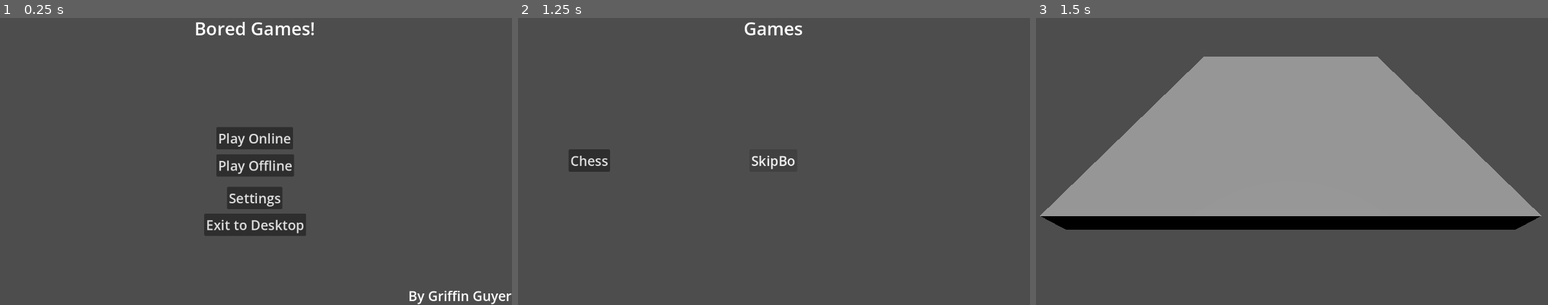
Above: before the commit, frames 1-3 (left to right).
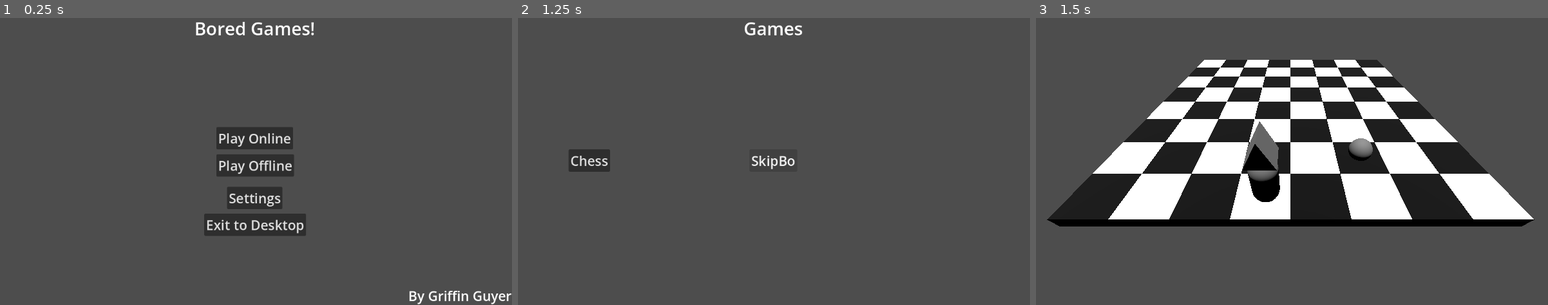
Above: after the commit, the same moments.

Repository: GriffinRio/BoredGames
Game: Godot game, scene res://UI/main.tscn
Same seed, same stepped clock (60 frames per second), same inputs: the game is played once before the commit and once after it.
Inputs:
- Up to frame 1 (0.25 s): no input
- Up to frame 2 (1.25 s): click "Play Offline" at 0.5 s
- Up to frame 3 (1.5 s): click "Chess" at 1.25 s

Frames 1-2 are identical in both runs. In frame 3, 39% of the frame differs, in the area x 0-99%, y 13-74%.

Commit message:
Added basic layout of board

Diff:
--- /dev/null
+++ b/boredGames/Games/Chess/black_tile_color.tres
@@ -0,0 +1,4 @@
+[gd_resource type="StandardMaterial3D" format=3 uid="uid://7tmmibxetdbp"]
+
+[resource]
+albedo_color = Color(0, 0, 0, 1)
--- a/boredGames/Games/Chess/chess.tscn
+++ b/boredGames/Games/Chess/chess.tscn
@@ -1,12 +1,14 @@
 [gd_scene format=3 uid="uid://dh6f3kqlm1o7s"]
 
-[sub_resource type="BoxShape3D" id="BoxShape3D_4l2eq"]
-size = Vector3(16, 1, 16)
-
-[sub_resource type="BoxMesh" id="BoxMesh_4l2eq"]
-size = Vector3(16, 1, 16)
+[ext_resource type="Script" uid="uid://bj4lxqpo7sy0h" path="res://Games/Chess/chess.gd" id="1_2p7lv"]
+[ext_resource type="PackedScene" uid="uid://7u5iwhbcdpe5" path="res://Games/Chess/Pieces/queen.tscn" id="2_wk5vg"]
+[ext_resource type="PackedScene" uid="uid://bc23jd245c52o" path="res://Games/Chess/Pieces/pawn.tscn" id="3_sq3sw"]
+[ext_resource type="PackedScene" uid="uid://bnc0d5drnvhro" path="res://Games/Chess/tile.tscn" id="4_sq3sw"]
+[ext_resource type="Material" uid="uid://7tmmibxetdbp" path="res://Games/Chess/black_tile_color.tres" id="5_5q1sh"]
+[ext_resource type="Material" uid="uid://crufihvemrqbn" path="res://Games/Chess/white_tile_color.tres" id="6_n2neb"]
 
 [node name="Chess" type="Node3D" unique_id=793293171]
+script = ExtResource("1_2p7lv")
 
 [node name="White View" type="Camera3D" parent="." unique_id=1862956153]
 transform = Transform3D(1, 0, 0, 0, 0.70710677, 0.70710677, 0, -0.70710677, 0.70710677, 0, 6, 11)
@@ -14,14 +16,269 @@
 [node name="Black View" type="Camera3D" parent="." unique_id=1489391072]
 transform = Transform3D(-1, 6.181723e-08, -6.181723e-08, 0, 0.7071067, 0.7071067, 8.742278e-08, 0.7071067, -0.7071067, 0, 6, -11)
 
-[node name="Board" type="Area3D" parent="." unique_id=1188346693]
-
-[node name="CollisionShape3D" type="CollisionShape3D" parent="Board" unique_id=1254724663]
-shape = SubResource("BoxShape3D_4l2eq")
-debug_color = Color(4.428029e-06, 0.6072014, 0.6573974, 0.5529412)
-
-[node name="MeshInstance3D" type="MeshInstance3D" parent="Board" unique_id=1234538906]
-mesh = SubResource("BoxMesh_4l2eq")
-
 [node name="Sun" type="DirectionalLight3D" parent="." unique_id=1162571396]
 transform = Transform3D(1, 0, 0, 0, -0.009180341, 0.99995786, 0, -0.99995786, -0.009180341, 0, 10.836996, 0)
+
+[node name="Queen" parent="." unique_id=620326803 instance=ExtResource("2_wk5vg")]
+transform = Transform3D(1, 0, 0, 0, 1, 0, 0, 0, 1, -0.8895713, 0, 6.906561)
+
+[node name="Pawn" parent="." unique_id=5661737 instance=ExtResource("3_sq3sw")]
+transform = Transform3D(1, 0, 0, 0, 1, 0, 0, 0, 1, 3.0452368, 0, 4.8375916)
+
+[node name="Board" type="Node3D" parent="." unique_id=938581536]
+
+[node name="a1" parent="Board" unique_id=1535006795 instance=ExtResource("4_sq3sw")]
+transform = Transform3D(2, 0, 0, 0, 0.5, 0, 0, 0, 2, -7, 0, 7)
+surface_material_override/0 = ExtResource("5_5q1sh")
+
+[node name="a2" parent="Board" unique_id=990665637 instance=ExtResource("4_sq3sw")]
+transform = Transform3D(2, 0, 0, 0, 0.5, 0, 0, 0, 2, -7, 0, 5)
+surface_material_override/0 = ExtResource("6_n2neb")
+
+[node name="a3" parent="Board" unique_id=323917467 instance=ExtResource("4_sq3sw")]
+transform = Transform3D(2, 0, 0, 0, 0.5, 0, 0, 0, 2, -7, 0, 3)
+surface_material_override/0 = ExtResource("5_5q1sh")
+
+[node name="a4" parent="Board" unique_id=1210237 instance=ExtResource("4_sq3sw")]
+transform = Transform3D(2, 0, 0, 0, 0.5, 0, 0, 0, 2, -7, 0, 1)
+surface_material_override/0 = ExtResource("6_n2neb")
+
+[node name="a5" parent="Board" unique_id=337964575 instance=ExtResource("4_sq3sw")]
+transform = Transform3D(2, 0, 0, 0, 0.5, 0, 0, 0, 2, -7, 0, -1)
+surface_material_override/0 = ExtResource("5_5q1sh")
+
+[node name="a6" parent="Board" unique_id=1333652683 instance=ExtResource("4_sq3sw")]
+transform = Transform3D(2, 0, 0, 0, 0.5, 0, 0, 0, 2, -7, 0, -3)
+surface_material_override/0 = ExtResource("6_n2neb")
+
+[node name="a7" parent="Board" unique_id=777422618 instance=ExtResource("4_sq3sw")]
+transform = Transform3D(2, 0, 0, 0, 0.5, 0, 0, 0, 2, -7, 0, -5)
+surface_material_override/0 = ExtResource("5_5q1sh")
+
+[node name="a8" parent="Board" unique_id=1394142865 instance=ExtResource("4_sq3sw")]
+transform = Transform3D(2, 0, 0, 0, 0.5, 0, 0, 0, 2, -7, 0, -7)
+surface_material_override/0 = ExtResource("6_n2neb")
+
+[node name="b1" parent="Board" unique_id=412300792 instance=ExtResource("4_sq3sw")]
+transform = Transform3D(2, 0, 0, 0, 0.5, 0, 0, 0, 2, -5, 0, 7)
+surface_material_override/0 = ExtResource("6_n2neb")
+
+[node name="b2" parent="Board" unique_id=459473573 instance=ExtResource("4_sq3sw")]
+transform = Transform3D(2, 0, 0, 0, 0.5, 0, 0, 0, 2, -5, 0, 5)
+surface_material_override/0 = ExtResource("5_5q1sh")
+
+[node name="b3" parent="Board" unique_id=494588649 instance=ExtResource("4_sq3sw")]
+transform = Transform3D(2, 0, 0, 0, 0.5, 0, 0, 0, 2, -5, 0, 3)
+surface_material_override/0 = ExtResource("6_n2neb")
+
+[node name="b4" parent="Board" unique_id=383686001 instance=ExtResource("4_sq3sw")]
+transform = Transform3D(2, 0, 0, 0, 0.5, 0, 0, 0, 2, -5, 0, 1)
+surface_material_override/0 = ExtResource("5_5q1sh")
+
+[node name="b5" parent="Board" unique_id=1008695322 instance=ExtResource("4_sq3sw")]
+transform = Transform3D(2, 0, 0, 0, 0.5, 0, 0, 0, 2, -5, 0, -1)
+surface_material_override/0 = ExtResource("6_n2neb")
+
+[node name="b6" parent="Board" unique_id=757510986 instance=ExtResource("4_sq3sw")]
+transform = Transform3D(2, 0, 0, 0, 0.5, 0, 0, 0, 2, -5, 0, -3)
+surface_material_override/0 = ExtResource("5_5q1sh")
+
+[node name="b7" parent="Board" unique_id=1526597262 instance=ExtResource("4_sq3sw")]
+transform = Transform3D(2, 0, 0, 0, 0.5, 0, 0, 0, 2, -5, 0, -5)
+surface_material_override/0 = ExtResource("6_n2neb")
+
+[node name="b8" parent="Board" unique_id=351516639 instance=ExtResource("4_sq3sw")]
+transform = Transform3D(2, 0, 0, 0, 0.5, 0, 0, 0, 2, -5, 0, -7)
+surface_material_override/0 = ExtResource("5_5q1sh")
+
+[node name="c1" parent="Board" unique_id=1297567645 instance=ExtResource("4_sq3sw")]
+transform = Transform3D(2, 0, 0, 0, 0.5, 0, 0, 0, 2, -3, 0, 7)
+surface_material_override/0 = ExtResource("5_5q1sh")
+
+[node name="c2" parent="Board" unique_id=1820960163 instance=ExtResource("4_sq3sw")]
+transform = Transform3D(2, 0, 0, 0, 0.5, 0, 0, 0, 2, -3, 0, 5)
+surface_material_override/0 = ExtResource("6_n2neb")
+
+[node name="c3" parent="Board" unique_id=697824641 instance=ExtResource("4_sq3sw")]
+transform = Transform3D(2, 0, 0, 0, 0.5, 0, 0, 0, 2, -3, 0, 3)
+surface_material_override/0 = ExtResource("5_5q1sh")
+
+[node name="c4" parent="Board" unique_id=169718809 instance=ExtResource("4_sq3sw")]
+transform = Transform3D(2, 0, 0, 0, 0.5, 0, 0, 0, 2, -3, 0, 1)
+surface_material_override/0 = ExtResource("6_n2neb")
+
+[node name="c5" parent="Board" unique_id=242476910 instance=ExtResource("4_sq3sw")]
+transform = Transform3D(2, 0, 0, 0, 0.5, 0, 0, 0, 2, -3, 0, -1)
+surface_material_override/0 = ExtResource("5_5q1sh")
+
+[node name="c6" parent="Board" unique_id=784498488 instance=ExtResource("4_sq3sw")]
+transform = Transform3D(2, 0, 0, 0, 0.5, 0, 0, 0, 2, -3, 0, -3)
+surface_material_override/0 = ExtResource("6_n2neb")
+
+[node name="c7" parent="Board" unique_id=608144479 instance=ExtResource("4_sq3sw")]
+transform = Transform3D(2, 0, 0, 0, 0.5, 0, 0, 0, 2, -3, 0, -5)
+surface_material_override/0 = ExtResource("5_5q1sh")
+
+[node name="c8" parent="Board" unique_id=1367084125 instance=ExtResource("4_sq3sw")]
+transform = Transform3D(2, 0, 0, 0, 0.5, 0, 0, 0, 2, -3, 0, -7)
+surface_material_override/0 = ExtResource("6_n2neb")
+
+[node name="d1" parent="Board" unique_id=964542719 instance=ExtResource("4_sq3sw")]
+transform = Transform3D(2, 0, 0, 0, 0.5, 0, 0, 0, 2, -1, 0, 7)
+surface_material_override/0 = ExtResource("6_n2neb")
+
+[node name="d2" parent="Board" unique_id=89097842 instance=ExtResource("4_sq3sw")]
+transform = Transform3D(2, 0, 0, 0, 0.5, 0, 0, 0, 2, -1, 0, 5)
+surface_material_override/0 = ExtResource("5_5q1sh")
+
+[node name="d3" parent="Board" unique_id=1096929345 instance=ExtResource("4_sq3sw")]
+transform = Transform3D(2, 0, 0, 0, 0.5, 0, 0, 0, 2, -1, 0, 3)
+surface_material_override/0 = ExtResource("6_n2neb")
+
+[node name="d4" parent="Board" unique_id=1414930048 instance=ExtResource("4_sq3sw")]
+transform = Transform3D(2, 0, 0, 0, 0.5, 0, 0, 0, 2, -1, 0, 1)
+surface_material_override/0 = ExtResource("5_5q1sh")
+
+[node name="d5" parent="Board" unique_id=334240264 instance=ExtResource("4_sq3sw")]
+transform = Transform3D(2, 0, 0, 0, 0.5, 0, 0, 0, 2, -1, 0, -1)
+surface_material_override/0 = ExtResource("6_n2neb")
+
+[node name="d6" parent="Board" unique_id=1920659268 instance=ExtResource("4_sq3sw")]
+transform = Transform3D(2, 0, 0, 0, 0.5, 0, 0, 0, 2, -1, 0, -3)
+surface_material_override/0 = ExtResource("5_5q1sh")
+
+[node name="d7" parent="Board" unique_id=91962559 instance=ExtResource("4_sq3sw")]
+transform = Transform3D(2, 0, 0, 0, 0.5, 0, 0, 0, 2, -1, 0, -5)
+surface_material_override/0 = ExtResource("6_n2neb")
+
+[node name="d8" parent="Board" unique_id=1401169616 instance=ExtResource("4_sq3sw")]
+transform = Transform3D(2, 0, 0, 0, 0.5, 0, 0, 0, 2, -1, 0, -7)
+surface_material_override/0 = ExtResource("5_5q1sh")
+
+[node name="e1" parent="Board" unique_id=503618211 instance=ExtResource("4_sq3sw")]
+transform = Transform3D(2, 0, 0, 0, 0.5, 0, 0, 0, 2, 1, 0, 7)
+surface_material_override/0 = ExtResource("5_5q1sh")
+
+[node name="e2" parent="Board" unique_id=1842652845 instance=ExtResource("4_sq3sw")]
+transform = Transform3D(2, 0, 0, 0, 0.5, 0, 0, 0, 2, 1, 0, 5)
+surface_material_override/0 = ExtResource("6_n2neb")
+
+[node name="e3" parent="Board" unique_id=1276484216 instance=ExtResource("4_sq3sw")]
+transform = Transform3D(2, 0, 0, 0, 0.5, 0, 0, 0, 2, 1, 0, 3)
+surface_material_override/0 = ExtResource("5_5q1sh")
+
+[node name="e4" parent="Board" unique_id=1670167672 instance=ExtResource("4_sq3sw")]
+transform = Transform3D(2, 0, 0, 0, 0.5, 0, 0, 0, 2, 1, 0, 1)
+surface_material_override/0 = ExtResource("6_n2neb")
+
+[node name="e5" parent="Board" unique_id=1681830756 instance=ExtResource("4_sq3sw")]
+transform = Transform3D(2, 0, 0, 0, 0.5, 0, 0, 0, 2, 1, 0, -1)
+surface_material_override/0 = ExtResource("5_5q1sh")
+
+[node name="e6" parent="Board" unique_id=1217242308 instance=ExtResource("4_sq3sw")]
+transform = Transform3D(2, 0, 0, 0, 0.5, 0, 0, 0, 2, 1, 0, -3)
+surface_material_override/0 = ExtResource("6_n2neb")
+
+[node name="e7" parent="Board" unique_id=1175411633 instance=ExtResource("4_sq3sw")]
+transform = Transform3D(2, 0, 0, 0, 0.5, 0, 0, 0, 2, 1, 0, -5)
+surface_material_override/0 = ExtResource("5_5q1sh")
+
+[node name="e8" parent="Board" unique_id=1676734952 instance=ExtResource("4_sq3sw")]
+transform = Transform3D(2, 0, 0, 0, 0.5, 0, 0, 0, 2, 1, 0, -7)
+surface_material_override/0 = ExtResource("6_n2neb")
+
+[node name="f1" parent="Board" unique_id=1800037792 instance=ExtResource("4_sq3sw")]
+transform = Transform3D(2, 0, 0, 0, 0.5, 0, 0, 0, 2, 3, 0, 7)
+surface_material_override/0 = ExtResource("6_n2neb")
+
+[node name="f2" parent="Board" unique_id=1540911176 instance=ExtResource("4_sq3sw")]
+transform = Transform3D(2, 0, 0, 0, 0.5, 0, 0, 0, 2, 3, 0, 5)
+surface_material_override/0 = ExtResource("5_5q1sh")
+
+[node name="f3" parent="Board" unique_id=128204089 instance=ExtResource("4_sq3sw")]
+transform = Transform3D(2, 0, 0, 0, 0.5, 0, 0, 0, 2, 3, 0, 3)
+surface_material_override/0 = ExtResource("6_n2neb")
+
+[node name="f4" parent="Board" unique_id=398271271 instance=ExtResource("4_sq3sw")]
+transform = Transform3D(2, 0, 0, 0, 0.5, 0, 0, 0, 2, 3, 0, 1)
+surface_material_override/0 = ExtResource("5_5q1sh")
+
+[node name="f5" parent="Board" unique_id=2054299260 instance=ExtResource("4_sq3sw")]
+transform = Transform3D(2, 0, 0, 0, 0.5, 0, 0, 0, 2, 3, 0, -1)
+surface_material_override/0 = ExtResource("6_n2neb")
+
+[node name="f6" parent="Board" unique_id=1427103736 instance=ExtResource("4_sq3sw")]
+transform = Transform3D(2, 0, 0, 0, 0.5, 0, 0, 0, 2, 3, 0, -3)
+surface_material_override/0 = ExtResource("5_5q1sh")
+
+[node name="f7" parent="Board" unique_id=890562812 instance=ExtResource("4_sq3sw")]
+transform = Transform3D(2, 0, 0, 0, 0.5, 0, 0, 0, 2, 3, 0, -5)
+surface_material_override/0 = ExtResource("6_n2neb")
+
+[node name="f8" parent="Board" unique_id=1831111484 instance=ExtResource("4_sq3sw")]
+transform = Transform3D(2, 0, 0, 0, 0.5, 0, 0, 0, 2, 3, 0, -7)
+surface_material_override/0 = ExtResource("5_5q1sh")
+
+[node name="g1" parent="Board" unique_id=881700921 instance=ExtResource("4_sq3sw")]
+transform = Transform3D(2, 0, 0, 0, 0.5, 0, 0, 0, 2, 5, 0, 7)
+surface_material_override/0 = ExtResource("5_5q1sh")
+
+[node name="g2" parent="Board" unique_id=684570523 instance=ExtResource("4_sq3sw")]
+transform = Transform3D(2, 0, 0, 0, 0.5, 0, 0, 0, 2, 5, 0, 5)
+surface_material_override/0 = ExtResource("6_n2neb")
+
+[node name="g3" parent="Board" unique_id=756768320 instance=ExtResource("4_sq3sw")]
+transform = Transform3D(2, 0, 0, 0, 0.5, 0, 0, 0, 2, 5, 0, 3)
+surface_material_override/0 = ExtResource("5_5q1sh")
+
+[node name="g4" parent="Board" unique_id=223647578 instance=ExtResource("4_sq3sw")]
+transform = Transform3D(2, 0, 0, 0, 0.5, 0, 0, 0, 2, 5, 0, 1)
+surface_material_override/0 = ExtResource("6_n2neb")
+
+[node name="g5" parent="Board" unique_id=1330195081 instance=ExtResource("4_sq3sw")]
+transform = Transform3D(2, 0, 0, 0, 0.5, 0, 0, 0, 2, 5, 0, -1)
+surface_material_override/0 = ExtResource("5_5q1sh")
+
+[node name="g6" parent="Board" unique_id=1001023535 instance=ExtResource("4_sq3sw")]
+transform = Transform3D(2, 0, 0, 0, 0.5, 0, 0, 0, 2, 5, 0, -3)
+surface_material_override/0 = ExtResource("6_n2neb")
+
+[node name="g7" parent="Board" unique_id=1321284852 instance=ExtResource("4_sq3sw")]
+transform = Transform3D(2, 0, 0, 0, 0.5, 0, 0, 0, 2, 5, 0, -5)
+surface_material_override/0 = ExtResource("5_5q1sh")
+
+[node name="g8" parent="Board" unique_id=583295459 instance=ExtResource("4_sq3sw")]
+transform = Transform3D(2, 0, 0, 0, 0.5, 0, 0, 0, 2, 5, 0, -7)
+surface_material_override/0 = ExtResource("6_n2neb")
+
+[node name="h1" parent="Board" unique_id=410256906 instance=ExtResource("4_sq3sw")]
+transform = Transform3D(2, 0, 0, 0, 0.5, 0, 0, 0, 2, 7, 0, 7)
+surface_material_override/0 = ExtResource("6_n2neb")
+
+[node name="h2" parent="Board" unique_id=1106640723 instance=ExtResource("4_sq3sw")]
+transform = Transform3D(2, 0, 0, 0, 0.5, 0, 0, 0, 2, 7, 0, 5)
+surface_material_override/0 = ExtResource("5_5q1sh")
+
+[node name="h3" parent="Board" unique_id=1765434245 instance=ExtResource("4_sq3sw")]
+transform = Transform3D(2, 0, 0, 0, 0.5, 0, 0, 0, 2, 7, 0, 3)
+surface_material_override/0 = ExtResource("6_n2neb")
+
+[node name="h4" parent="Board" unique_id=1852905583 instance=ExtResource("4_sq3sw")]
+transform = Transform3D(2, 0, 0, 0, 0.5, 0, 0, 0, 2, 7, 0, 1)
+surface_material_override/0 = ExtResource("5_5q1sh")
+
+[node name="h5" parent="Board" unique_id=1961802236 instance=ExtResource("4_sq3sw")]
+transform = Transform3D(2, 0, 0, 0, 0.5, 0, 0, 0, 2, 7, 0, -1)
+surface_material_override/0 = ExtResource("6_n2neb")
+
+[node name="h6" parent="Board" unique_id=2131528281 instance=ExtResource("4_sq3sw")]
+transform = Transform3D(2, 0, 0, 0, 0.5, 0, 0, 0, 2, 7, 0, -3)
+surface_material_override/0 = ExtResource("5_5q1sh")
+
+[node name="h7" parent="Board" unique_id=1164176572 instance=ExtResource("4_sq3sw")]
+transform = Transform3D(2, 0, 0, 0, 0.5, 0, 0, 0, 2, 7, 0, -5)
+surface_material_override/0 = ExtResource("6_n2neb")
+
+[node name="h8" parent="Board" unique_id=258856414 instance=ExtResource("4_sq3sw")]
+transform = Transform3D(2, 0, 0, 0, 0.5, 0, 0, 0, 2, 7, 0, -7)
+surface_material_override/0 = ExtResource("5_5q1sh")
--- /dev/null
+++ b/boredGames/Games/Chess/tile.tscn
@@ -0,0 +1,10 @@
+[gd_scene format=3 uid="uid://bnc0d5drnvhro"]
+
+[sub_resource type="BoxMesh" id="BoxMesh_jw5yp"]
+
+[sub_resource type="StandardMaterial3D" id="StandardMaterial3D_f3uvg"]
+
+[node name="Tile" type="MeshInstance3D" unique_id=1535006795]
+transform = Transform3D(2, 0, 0, 0, 0.5, 0, 0, 0, 2, 0, 0, 0)
+mesh = SubResource("BoxMesh_jw5yp")
+surface_material_override/0 = SubResource("StandardMaterial3D_f3uvg")
--- /dev/null
+++ b/boredGames/Games/Chess/white_tile_color.tres
@@ -0,0 +1,3 @@
+[gd_resource type="StandardMaterial3D" format=3 uid="uid://crufihvemrqbn"]
+
+[resource]
